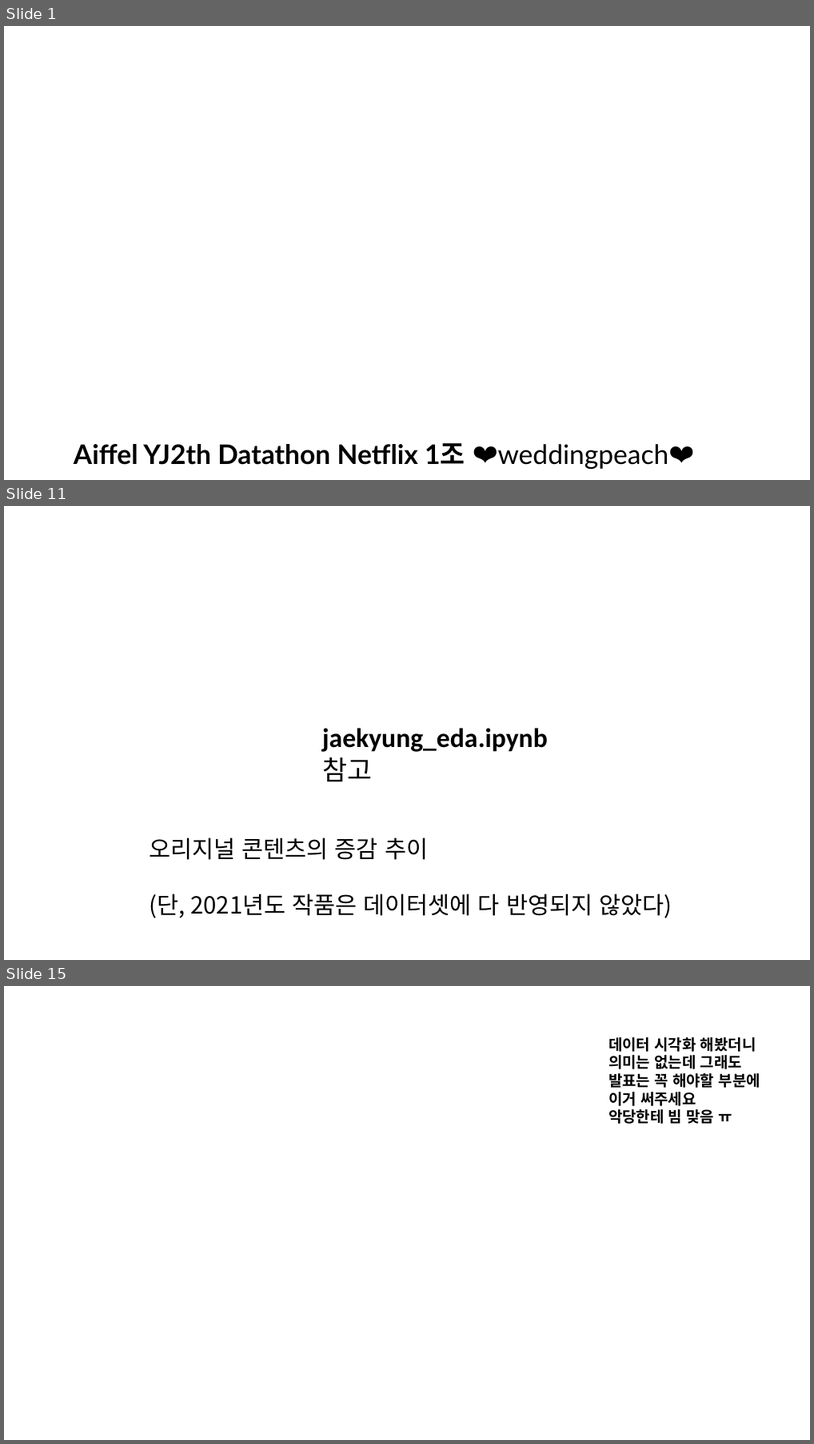
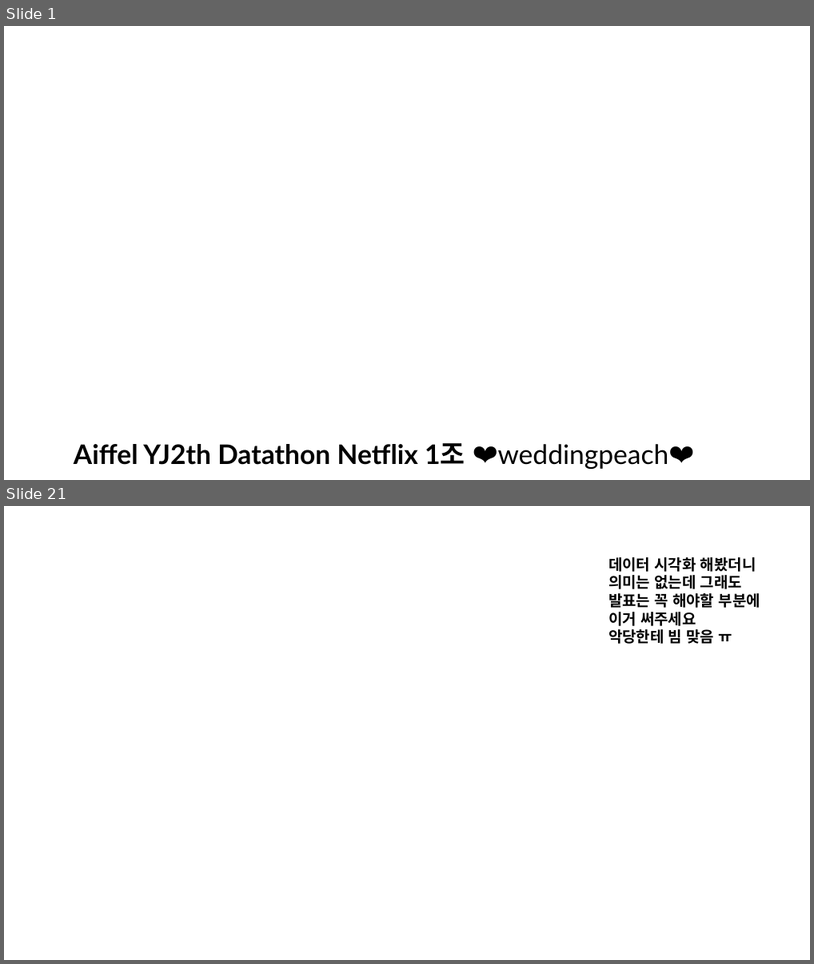
Before and after one commit to kim-seo-hyun/datathon, a slide deck: weddingpeach_speech_finish.pptx. Shown one above the other, each under a label of ours: slides 1, 11 and 15 before the commit, slides 1 and 21 after it; the slides between them are not shown. The pictures are 814x1444 and 814x964 pixels, drawn with LibreOffice and Linux fonts; fonts in the diff are those of the drawing; background and template pictures are left out. Boxes give left, top, right and bottom in pixels: in the first picture for what was removed or moved away, otherwise in the second. Text is boxed around its words. In the diff, an @@ line names an element or a change of style, - is before the commit and + after.

```diff
--- a/weddingpeach_speech_finish.pptx
+++ b/weddingpeach_speech_finish.pptx
@@ slide 11 removed at [4,506,810,960], background #FFFFFF @@
@@ text removed at [322,728,548,782] @@
-jaekyung_eda.ipynb
-참고
@@ text removed at [149,837,672,918] @@
-오리지널 콘텐츠의 증감 추이
-(단, 2021년도 작품은 데이터셋에 다 반영되지 않았다)
@@ what was slide 15 is now slide 21 @@
```
Also in this commit, not shown: 5 slides changed, 14 slides added, 19 other slides removed.
